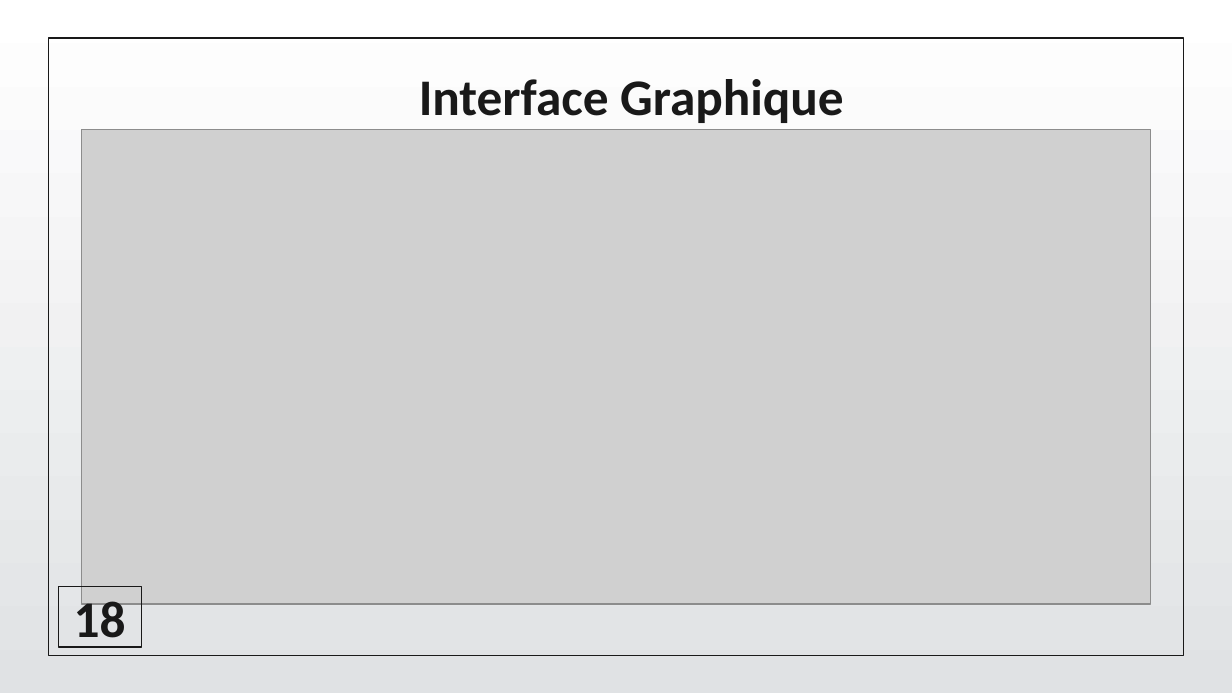
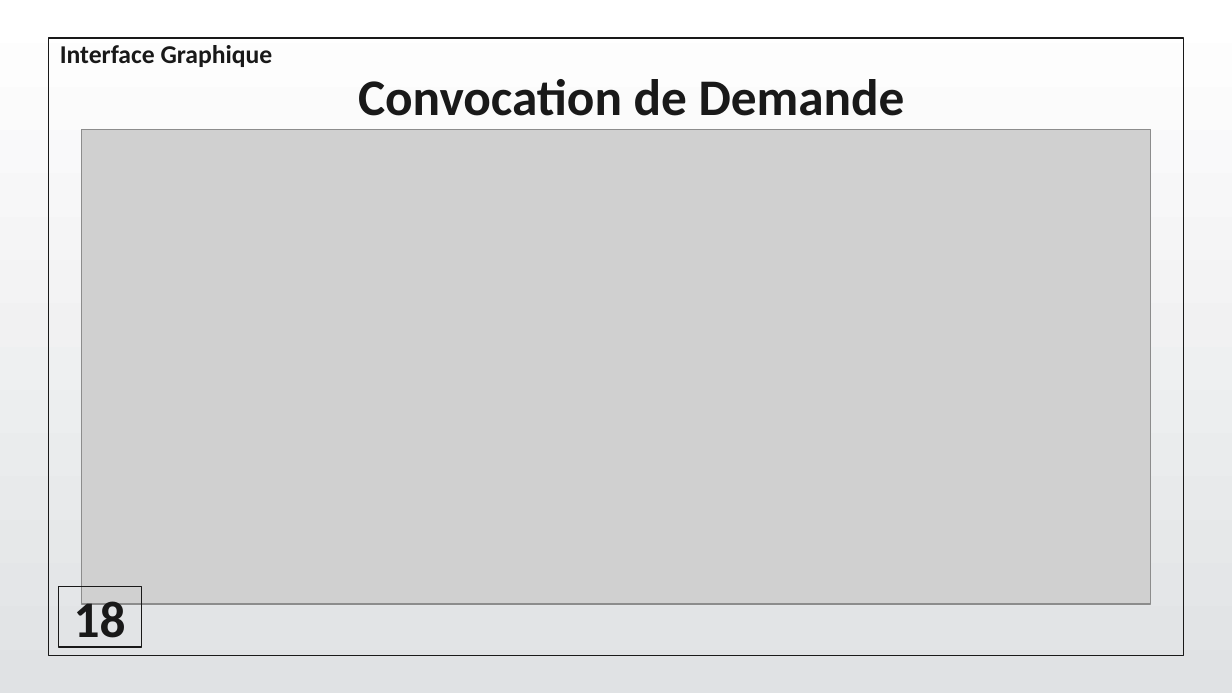
Before and after one commit to CodeWizard-404/Circuit_De_Stage, a slide deck: slide 25 of Doc/Pres/Pres.pptx (slide 24 before the commit). Drawn at 1232x693 pixels with LibreOffice and Linux fonts; fonts in the diff are those of the drawing; grey boxes stand for pictures; background and template pictures are left out. Boxes give left, top, right and bottom in pixels: in the first picture for what was removed or moved away, otherwise in the second. Text is boxed around its words. In the diff, an @@ line names an element or a change of style, - is before the commit and + after.

```diff
--- a/Doc/Pres/Pres.pptx
+++ b/Doc/Pres/Pres.pptx
@@ text added at (60,45,273,67), 15 pt, text #191919, bold @@
+Interface Graphique
@@ text at (358,79,905,116): text changed @@
-Interface Graphique
+Convocation de Demande
```
Also in this commit, not shown: 9 other slides changed, 1 slide added.
